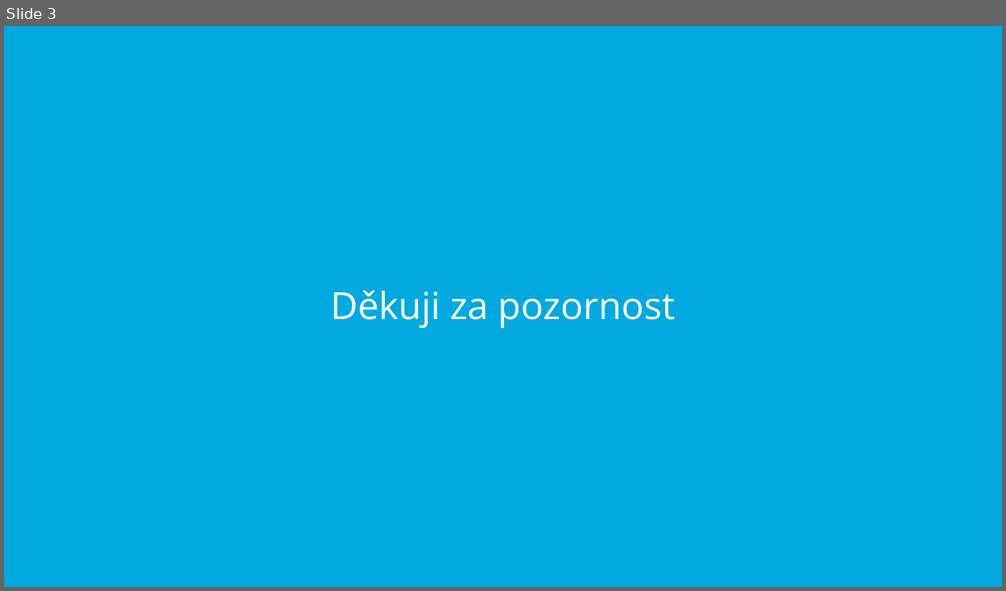
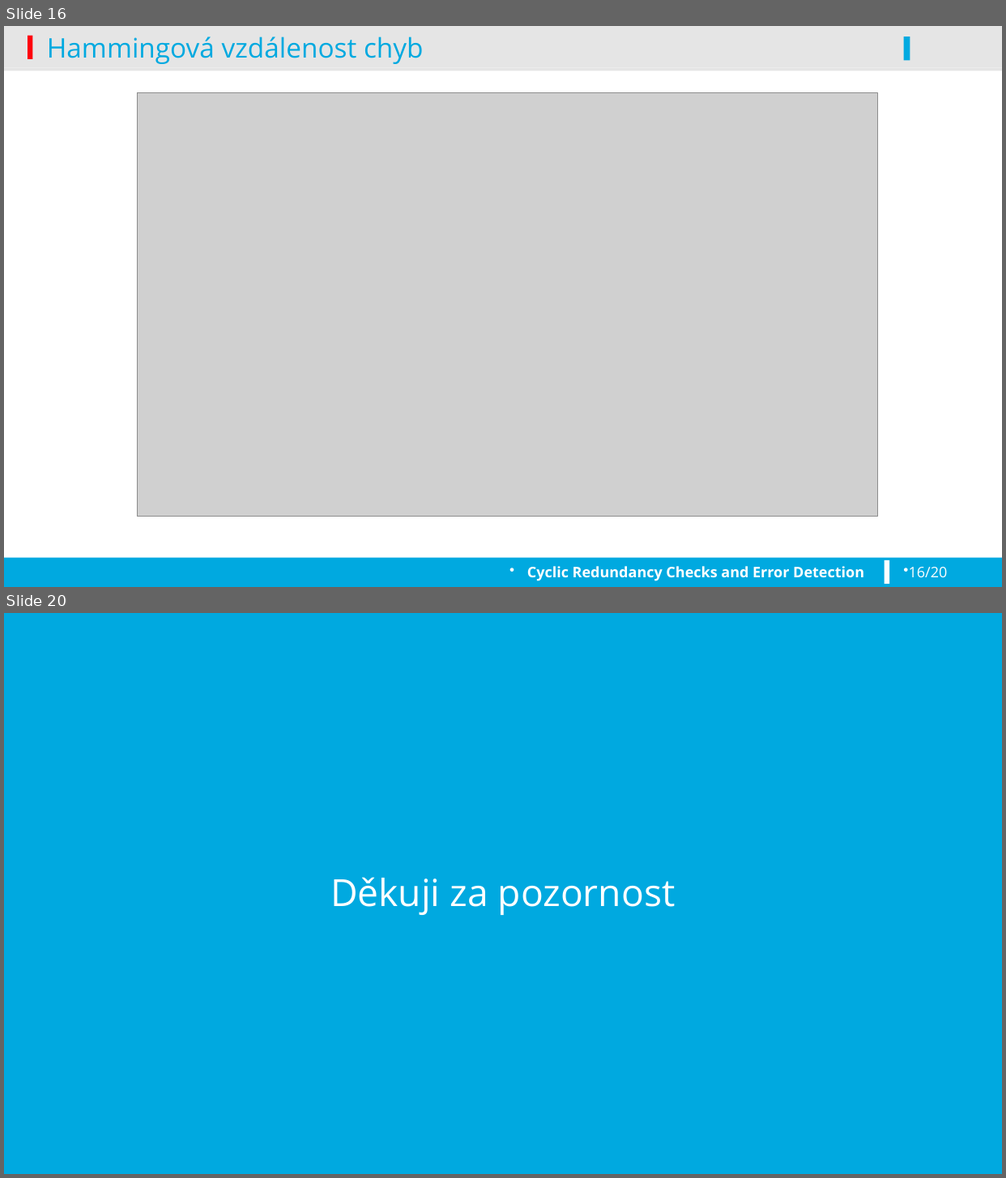
Before and after one commit to koniksedy/VUT-FIT, a slide deck: SPP-prezentace.pptx. Shown one above the other, each under a label of ours: slide 3 before the commit, slides 16 and 20 after it; the slides between them are not shown. The pictures are 1006x591 and 1006x1178 pixels, drawn with LibreOffice and Linux fonts; fonts in the diff are those of the drawing; grey boxes stand for pictures; background and template pictures are left out. Boxes give left, top, right and bottom in pixels: in the first picture for what was removed or moved away, otherwise in the second. Text is boxed around its words. In the diff, an @@ line names an element or a change of style, - is before the commit and + after.

```diff
--- a/SPP-prezentace.pptx
+++ b/SPP-prezentace.pptx
@@ slide 16 added at box(4, 26, 1002, 587), background #FFFFFF @@
@@ rectangle added at box(4, 26, 1002, 68), fill #000000 at 10% opacity @@
@@ rectangle added at box(27, 36, 32, 60), fill #FE000C @@
@@ title added at box(47, 37, 424, 64), 26 pt, text #00A9E0 @@
+Hammingová vzdálenost chyb
@@ rectangle added at box(904, 37, 910, 61), fill #00A9E0 @@
@@ rectangle added at box(4, 68, 1002, 71), fill #000000 at 10% opacity @@
@@ picture added at box(138, 93, 879, 517) @@
@@ rectangle added at box(4, 558, 1002, 587), fill #00A9E0 @@
@@ text added at box(527, 566, 864, 582), 14 pt, text #FFFFFF, bold @@
+Cyclic Redundancy Checks and Error Detection
@@ rectangle added at box(884, 561, 889, 584), fill #FFFFFF @@
@@ page number added at box(909, 567, 948, 578), 14 pt, text #FFFFFF @@
+16/20
@@ what was slide 3 is now slide 20 @@
```
Also in this commit, not shown: 1 slide changed, 17 other slides added, 1 slide removed, 1 other file.
